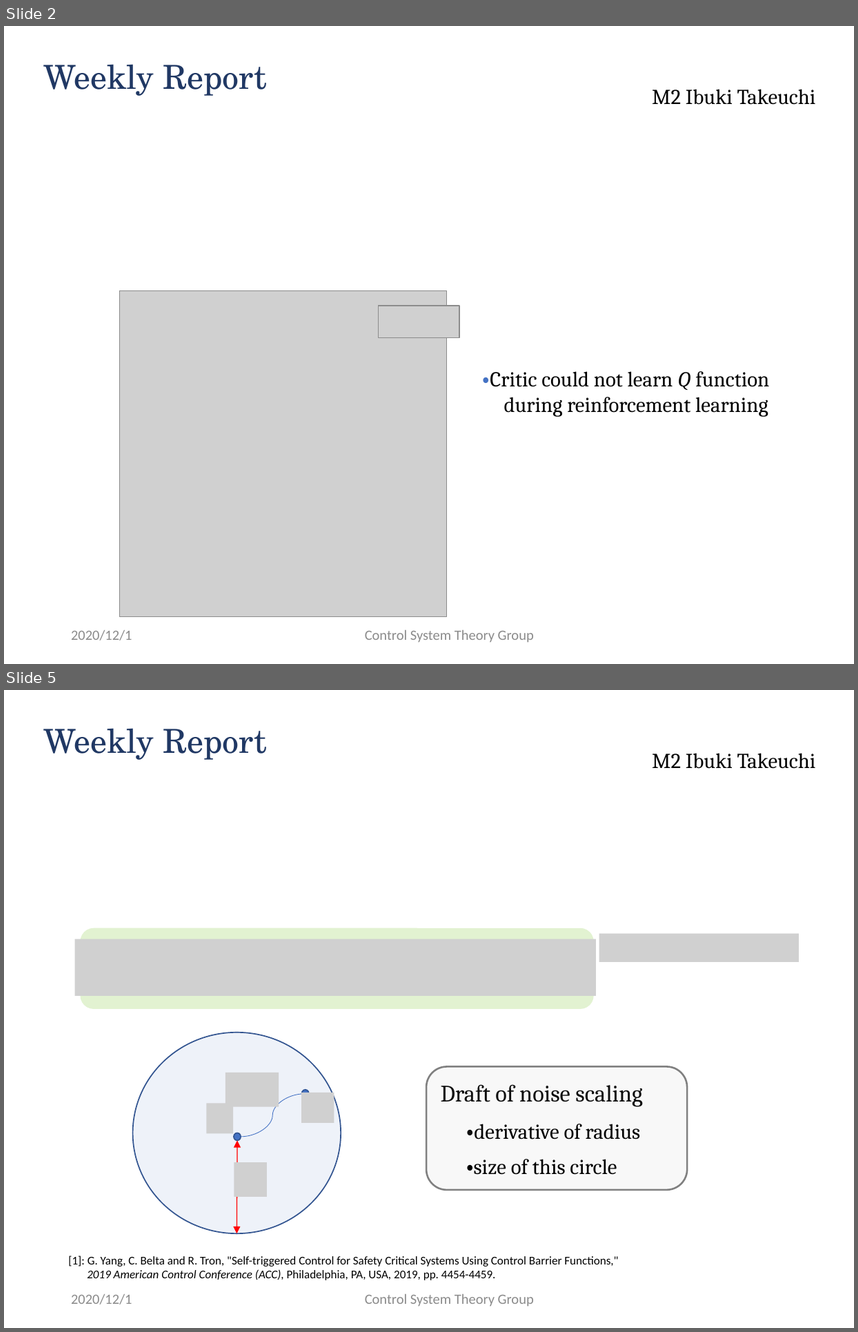
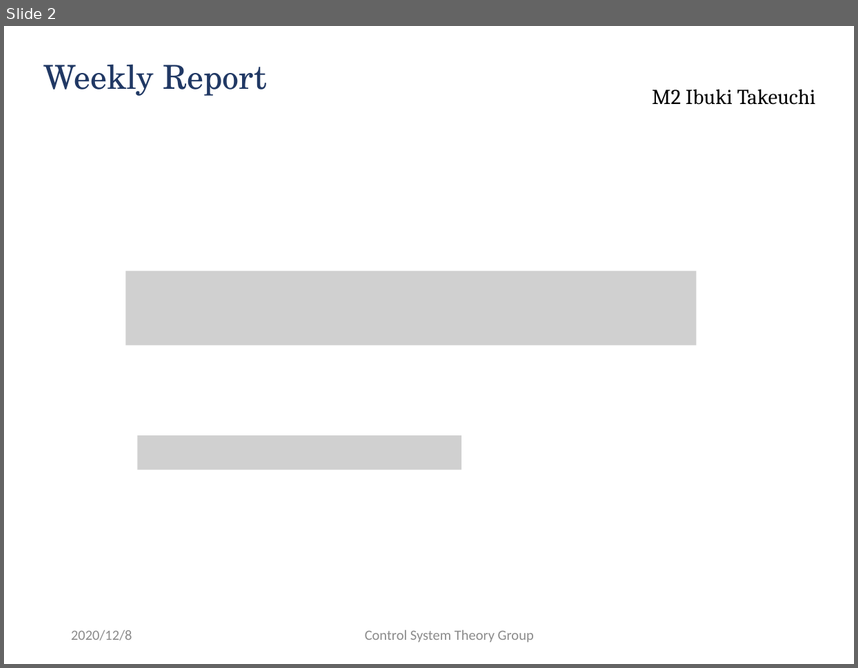
Before and after one commit to ibuki1024/weekly_report, a slide deck: report.pptx. Shown one above the other, each under a label of ours: slides 2 and 5 before the commit, slide 2 after it; the slides between them are not shown. The pictures are 858x1332 and 858x668 pixels, drawn with LibreOffice and Linux fonts; fonts in the diff are those of the drawing; grey boxes stand for pictures; background and template pictures are left out. Boxes give left, top, right and bottom in pixels: in the first picture for what was removed or moved away, otherwise in the second. Text is boxed around its words. In the diff, an @@ line names an element or a change of style, - is before the commit and + after.

```diff
--- a/report.pptx
+++ b/report.pptx
@@ slide 5 removed at bbox=[4, 690, 854, 1328], background #FFFFFF; not listed: 1 template element that a slide beside it also shows @@
@@ title removed at bbox=[44, 728, 267, 760] @@
-Weekly Report
@@ rounded rectangle removed at bbox=[81, 928, 594, 1009] @@
@@ picture removed at bbox=[599, 933, 799, 962] @@
@@ picture removed at bbox=[74, 939, 595, 996] @@
@@ rounded rectangle removed at bbox=[426, 1067, 688, 1190] @@
@@ text removed at bbox=[441, 1084, 643, 1174] @@
-Draft of noise scaling
-・derivative of radius
-・size of this circle
@@ group removed at bbox=[132, 1032, 341, 1233]: 4 pictures, 3 ellipses, 1 curved line, 1 double arrow @@
@@ text removed at bbox=[68, 1255, 618, 1280] @@
-[1]: G. Yang, C. Belta and R. Tron, "Self-triggered Control for Safety Critical Systems Using Control Barrier Functions,"
-2019 American Control Conference (ACC), Philadelphia, PA, USA, 2019, pp. 4454-4459.
@@ text removed at bbox=[71, 1294, 132, 1304] @@
-2020/12/1
@@ text removed at bbox=[365, 1294, 534, 1305] @@
-Control System Theory Group
@@ slide 2 changed as well @@
@@ picture added at bbox=[125, 271, 696, 345] @@
@@ picture removed at bbox=[120, 290, 447, 616] @@
@@ picture removed at bbox=[379, 305, 459, 338] @@
@@ text removed at bbox=[483, 371, 769, 417] @@
-・Critic could not learn Q function
-during reinforcement learning
@@ picture added at bbox=[137, 435, 461, 469] @@
@@ text at bbox=[71, 630, 132, 640]: text changed @@
-2020/12/1
+2020/12/8
```
Also in this commit, not shown: 3 other slides changed, 3 slides added, 1 other slide removed, 1 other file.
